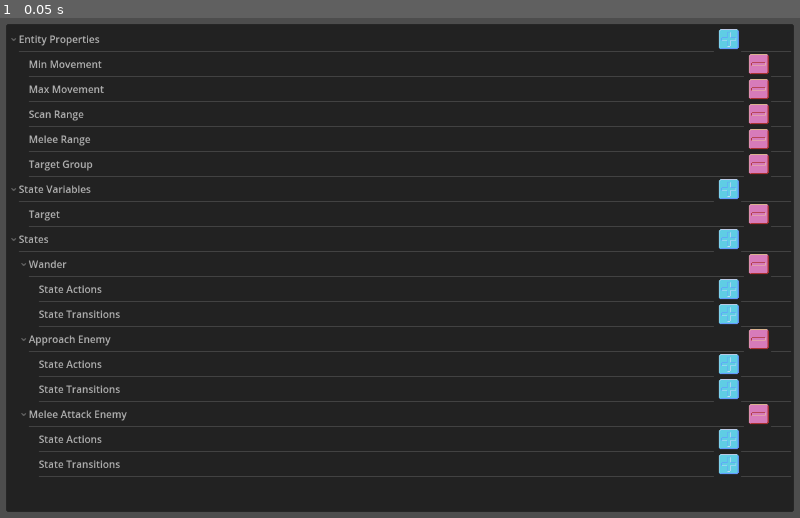
Above: before the commit, frame 1.
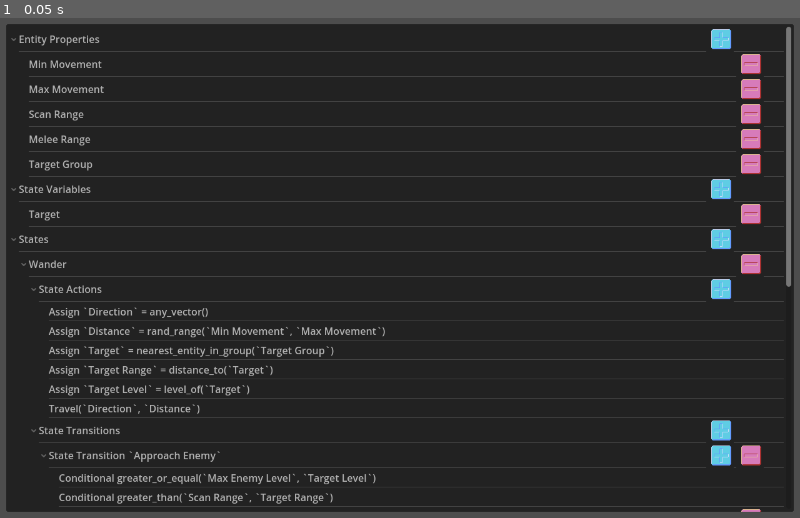
Above: after the commit, the same moment.

Repository: MichaelReel/GuiBotCoder
Game: Godot game, scene res://gui/code_gui.tscn
Same seed, same stepped clock (60 frames per second), same inputs: the game is played once before the commit and once after it. The project has no main scene, so this scene is started directly.
Inputs:
- Up to frame 1 (0.05 s): no input

The runs differ from the first frame. In frame 1, 6.9% of the frame differs, in the area x 2-99%, y 1-99%.

Commit message:
Completed the current refactor of the GUI

Diff:
--- /dev/null
+++ b/gui/action_gui.gd
@@ -0,0 +1,75 @@
+class_name ActionGui
+extends Object
+
+var state_gui: StateGui
+var action: AIAction
+var treeitem: TreeItem
+
+static func get_gui_for_action(state_gui: StateGui, action: AIAction) -> ActionGui:
+	if action is AIAction.AIAssignment:
+		return AssignmentGui.new(state_gui, action)
+	if action is AIAction.AITravel:
+		return TravelGui.new(state_gui, action)
+	if action is AIAction.AIStop:
+		return StopGui.new(state_gui, action)
+	if action is AIAction.AIPerform:
+		return PerformGui.new(state_gui, action)
+	return ActionGui.new(state_gui, action)
+
+func _init(state_gui: StateGui, action: AIAction) -> void:
+	self.state_gui = state_gui
+	self.action = action
+	treeitem = state_gui.treeitem.get_tree().create_item(state_gui.actions_treeitem)
+
+	update()
+
+func update() -> void:
+	pass
+
+class AssignmentGui extends ActionGui:
+	func update() -> void:
+		var local_action: AIAction.AIAssignment = action as AIAction.AIAssignment
+		var text: String = "Assign "
+		text += "`" + local_action.assign_variable_name + "` = "
+		text += local_action.function_name
+		text += "("
+		var first: bool = true
+		for arg_name in local_action.function_argument_names:
+			if not first:
+				text += ", "
+			else:
+				first = false
+			text += "`" + arg_name + "`"
+		text += ")"
+		treeitem.set_text(Column.TITLE, text)
+
+class TravelGui extends ActionGui:
+	func update() -> void:
+		var local_action: AIAction.AITravel = action as AIAction.AITravel
+		var text: String = "Travel"
+		text += "("
+		text += "`" + local_action.direction_variable_name + "`"
+		text += ", "
+		text += "`" + local_action.distance_variable_name + "`"
+		text += ")"
+		treeitem.set_text(Column.TITLE, text)
+
+class StopGui extends ActionGui:
+	func update() -> void:
+		var text: String = "Stop()"
+		treeitem.set_text(Column.TITLE, text)
+
+class PerformGui extends ActionGui:
+	func update() -> void:
+		var local_action: AIAction.AIPerform = action as AIAction.AIPerform
+		var text: String = local_action.function_name
+		text += "("
+		var first: bool = true
+		for arg_name in local_action.function_argument_names:
+			if not first:
+				text += ", "
+			else:
+				first = false
+			text += "`" + arg_name + "`"
+		text += ")"
+		treeitem.set_text(Column.TITLE, text)
--- /dev/null
+++ b/gui/conditional_gui.gd
@@ -0,0 +1,27 @@
+class_name ConditionalGui
+extends Object
+
+var transition_gui: TransitionGui
+var conditional: AIConditional
+var treeitem: TreeItem
+
+func _init(transition_gui: TransitionGui, conditional: AIConditional) -> void:
+	self.transition_gui = transition_gui
+	self.conditional = conditional
+	treeitem = transition_gui.treeitem.get_tree().create_item(transition_gui.treeitem)
+
+	update()
+
+func update() -> void:
+	var text: String = "Conditional "
+	text += conditional.condition_function_name
+	text += "("
+	var first: bool = true
+	for arg_name in conditional.condition_argument_names:
+		if not first:
+			text += ", "
+		else:
+			first = false
+		text += "`" + arg_name + "`"
+	text += ")"
+	treeitem.set_text(Column.TITLE, text)
--- a/gui/instruction_gui.gd
+++ b/gui/instruction_gui.gd
@@ -75,7 +75,7 @@
 	root = EntityGui.new(self, entity)
 
 func _on_button_clicked(item: TreeItem, _column: int, id: int, _mouse_button_index: int) -> void:
-	print(EditType.DESCRIPTION[id] + " to " + str(item))
+	print(EditType.DESCRIPTION[id] + " -> " + str(item))
 
 func _get_random_direction() -> Vector2:
 	return Vector2.from_angle(randf_range(0, PI * 2.0))
--- a/gui/state_gui.gd
+++ b/gui/state_gui.gd
@@ -7,8 +7,8 @@
 var actions_treeitem: TreeItem
 var transistions_treeitem: TreeItem
 
-#var actions_guis: Array[ActionGui] = []
-#var transistions_guis: Array[TransitionGui] = []
+var actions_guis: Array[ActionGui] = []
+var transistions_guis: Array[TransitionGui] = []
 
 
 func _init(entity_gui: EntityGui, state: AIState) -> void:
@@ -27,9 +27,14 @@
 	treeitem.add_button(Column.REMOVE_BUTTON, entity_gui.instruction_gui.minus_button_texture2d, EditType.REMOVE_STATE, false, "Remove State")
 
 	# Until performance is an issue, just recreate all gui
-	#actions_guis.clear()
-	#transistions_guis.clear()
+	actions_guis.clear()
+	transistions_guis.clear()
 
+	for action in state.actions:
+		actions_guis.append(ActionGui.get_gui_for_action(self, action))
+
+	for transition in state.transistions:
+		transistions_guis.append(TransitionGui.new(self, transition))
 
 func _setup_actions_section() -> TreeItem:
 	var actions: TreeItem = entity_gui.treeitem.get_tree().create_item(treeitem)
@@ -38,7 +43,7 @@
 	return actions
 
 func _setup_transistions_section() -> TreeItem:
-	var transistions: TreeItem = entity_gui.instruction_gui.create_item(treeitem)
+	var transistions: TreeItem = entity_gui.treeitem.get_tree().create_item(treeitem)
 	transistions.set_text(Column.TITLE, "State Transitions")
 	transistions.add_button(Column.ADD_BUTTON, entity_gui.instruction_gui.plus_button_texture2d, EditType.ADD_TRANSISTION, false, "Add Transition")
 	return transistions
--- /dev/null
+++ b/gui/transition_gui.gd
@@ -0,0 +1,25 @@
+class_name TransitionGui
+extends Object
+
+var state_gui: StateGui
+var transition: AITransition
+var treeitem: TreeItem
+
+var conditional_guis: Array[ConditionalGui] = []
+
+func _init(state_gui: StateGui, transition: AITransition) -> void:
+	self.state_gui = state_gui
+	self.transition = transition
+	treeitem = state_gui.treeitem.get_tree().create_item(state_gui.transistions_treeitem)
+
+	update()
+
+func update() -> void:
+	treeitem.set_text(Column.TITLE, "State Transition `" + transition.target_state_name + "`")
+	treeitem.add_button(Column.REMOVE_BUTTON, state_gui.entity_gui.instruction_gui.minus_button_texture2d, EditType.REMOVE_TRANSISTION, false, "Remove Transition")
+	treeitem.add_button(Column.ADD_BUTTON, state_gui.entity_gui.instruction_gui.plus_button_texture2d, EditType.ADD_CONDITION, false, "Add Conditional")
+
+	conditional_guis.clear()
+
+	for conditional in transition.conditionals:
+		conditional_guis.append(ConditionalGui.new(self, conditional))
